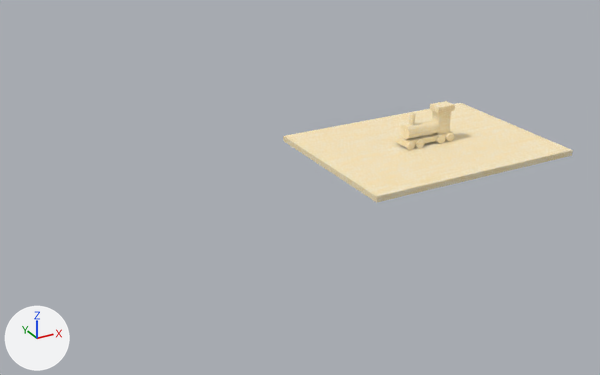
The Blender file 斑斓/斑斓工程/3.x/木工坊作品/体验课作品/体验课作品.blend, before and after one commit.
One viewpoint serves both versions: a 50 mm camera at (-0.848, -1.09, 0.512) aimed at (-0.255, -0.011, -0.027). Every picture has the same lights, and +X, +Y and +Z are marked at lower left. The first picture is the older version.

Names of what the first picture shows: '2.5*10.001', 'BasePanel' and 8 more.
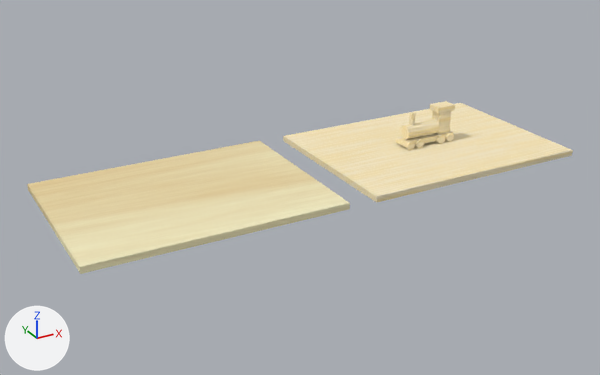
Changed parts and their boxes [x1, y1, x2, y2] in the pictures (600 x 375 px):
'BasePanel.001', added (beige)
    after: [27, 141, 350, 274]

Diff of the bpy script that builds the scene:
```diff
--- a/斑斓/斑斓工程/3.x/木工坊作品/体验课作品/体验课作品.blend.py
+++ b/斑斓/斑斓工程/3.x/木工坊作品/体验课作品/体验课作品.blend.py
@@ mat_material_002 @@
+mat_material_002 = bpy.data.materials.new('Material.002')
+# nodes: BsdfPrincipled, Bump, Mapping, OutputMaterial, TexCoord, TexNoise, ValToRGB
+# colours: orange #dcb263, beige #fff8cd
@@ me_cube_018 @@
+me_cube_018.from_pydata(...)  # a box spanning x -0.2..0.2, y -0.15..0.15, z -0.01..0.0
+me_cube_018.materials.append(mat_material_002)
@@ ob_basepanel_001 @@
+ob_basepanel_001 = bpy.data.objects.new('BasePanel.001', me_cube_018)
+ob_basepanel_001.location = (-0.448, 0.0, 0.0)
```
